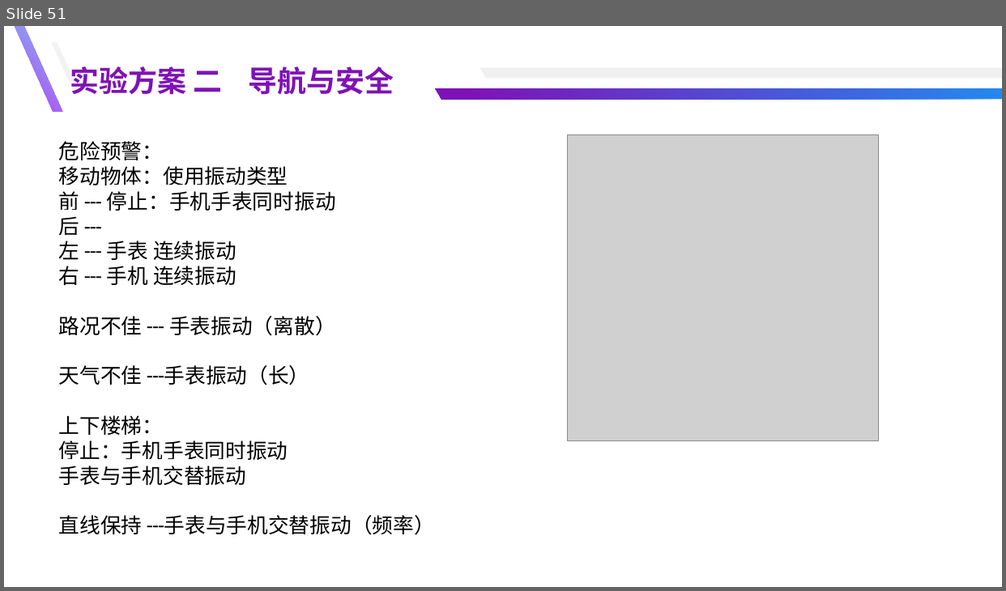
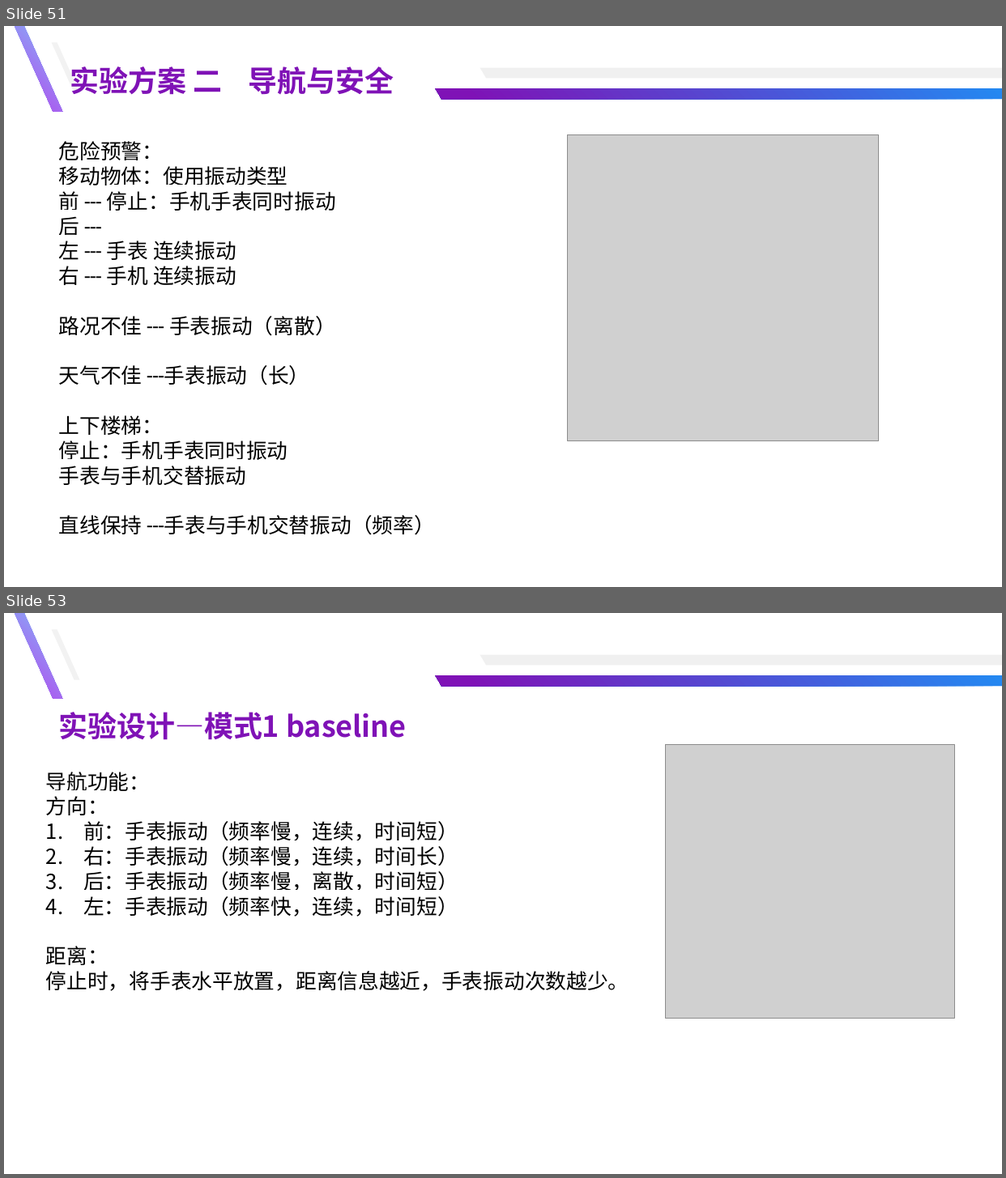
Before and after one commit to yuyongsong/Paper, a slide deck: 总结汇报-余泳松.pptx. Shown one above the other, each under a label of ours: slide 51 before the commit, slides 51 and 53 after it; the slides between them are not shown. The pictures are 1006x591 and 1006x1178 pixels, drawn with LibreOffice and Linux fonts; fonts in the diff are those of the drawing; grey boxes stand for pictures. Boxes give left, top, right and bottom in pixels: in the first picture for what was removed or moved away, otherwise in the second. Text is boxed around its words. In the diff, an @@ line names an element or a change of style, - is before the commit and + after.

```diff
--- a/总结汇报-余泳松.pptx
+++ b/总结汇报-余泳松.pptx
@@ slide 53 added at [4,613,1002,1174], background #FFFFFF @@
@@ freeform shape added at [15,613,62,699], fill gradient #81BDF8 to #B543ED @@
@@ freeform shape added at [52,629,80,679], fill #F2F2F2 @@
@@ freeform shape added at [480,655,1002,666], fill #F0F0F0 @@
@@ freeform shape added at [435,676,1002,687], fill gradient #228AF2 to #7F12B6 @@
@@ text added at [59,712,407,740], 28 pt, text #7F12B6, bold @@
+实验设计—模式1 baseline
@@ picture added at [666,744,955,1019] @@
@@ text added at [46,772,629,991], 20 pt, text #000000 @@
+导航功能：
+方向：
+1. 前：手表振动（频率慢，连续，时间短）
+2. 右：手表振动（频率慢，连续，时间长）
+3. 后：手表振动（频率慢，离散，时间短）
+4. 左：手表振动（频率快，连续，时间短）
+距离：
+停止时，将手表水平放置，距离信息越近，手表振动次数越少。
```
Also in this commit, not shown: 1 slide changed, 4 other slides added, 1 other file.
